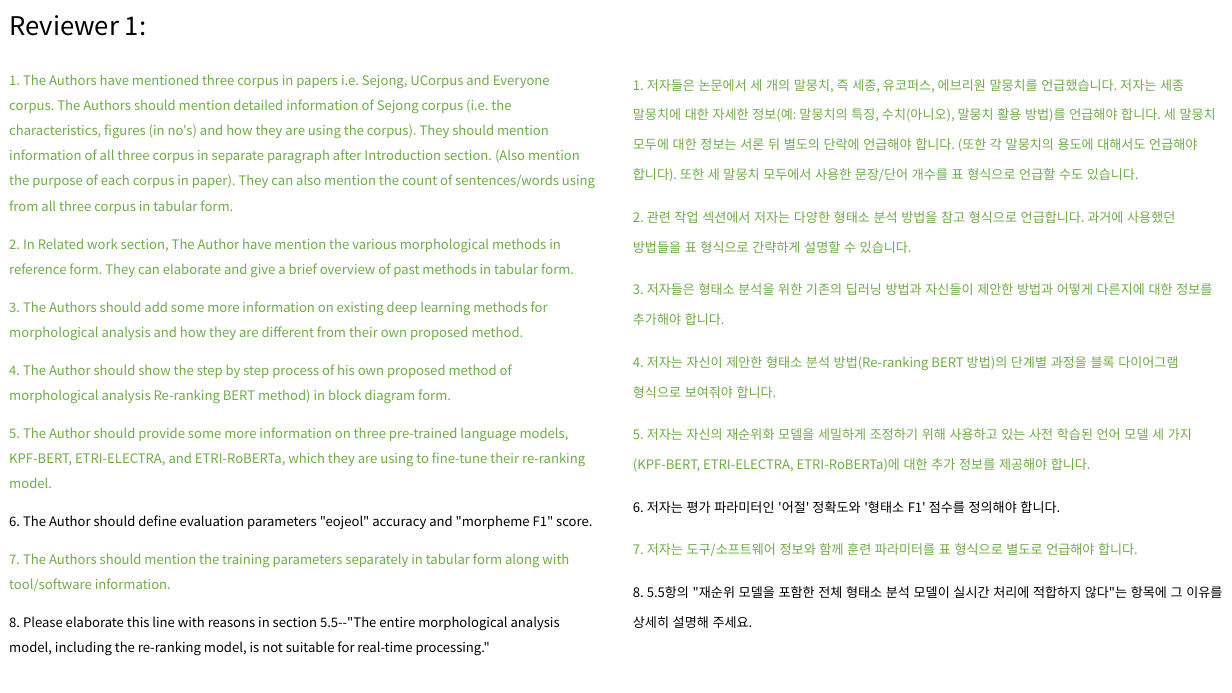
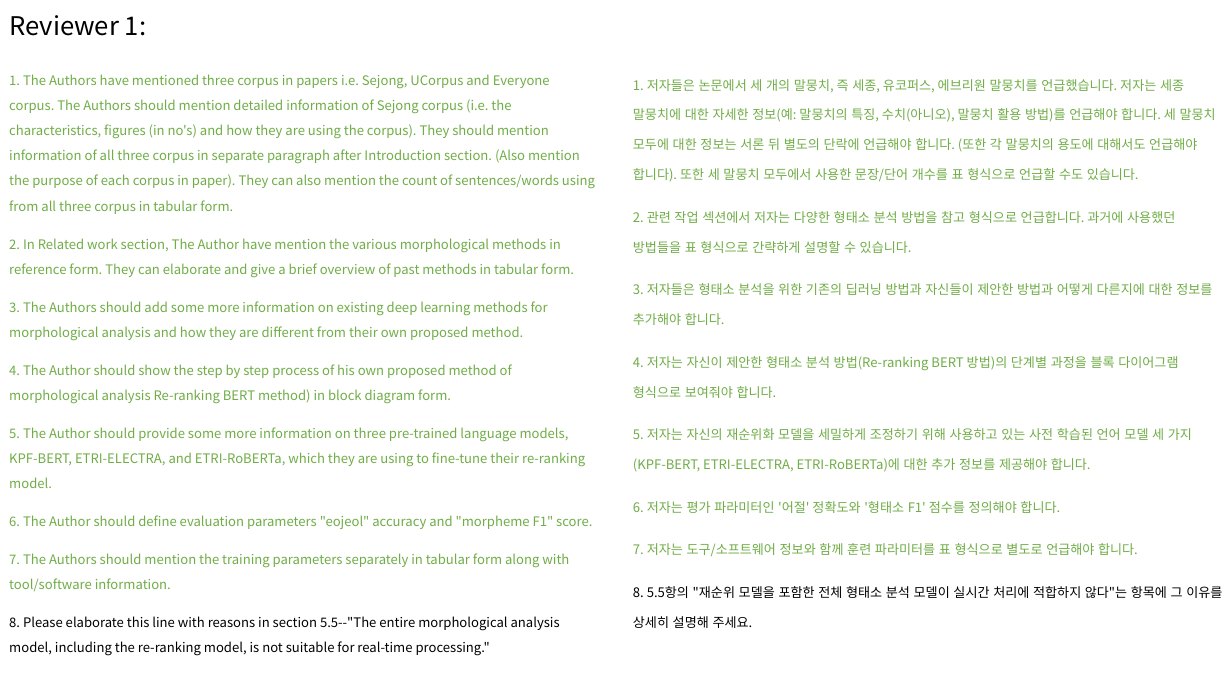
Before and after one commit to chrisjihee/ETRIJ-24.02, a slide deck: slide 2 of contents/review.pptx. Drawn at 1232x693 pixels with LibreOffice and Linux fonts; fonts in the diff are those of the drawing. Boxes give left, top, right and bottom in pixels: in the first picture for what was removed or moved away, otherwise in the second. Text is boxed around its words. In the diff, an @@ line names an element or a change of style, - is before the commit and + after.

Commit message:
* Define eojeol accuracy and morpheme F1 score

```diff
--- a/contents/review.pptx
+++ b/contents/review.pptx
@@ text at [633, 501, 1060, 513]: text colour #000000 to #70AD47 in "6. 저자는 평가 파라미터인 '어절' 정확도와 '형태소 ..." @@
@@ text at [9, 515, 592, 529]: text colour #000000 to #70AD47 in "6. The Author should define evaluation parameters ..." @@
```
Also in this commit, not shown: 1 other file.
